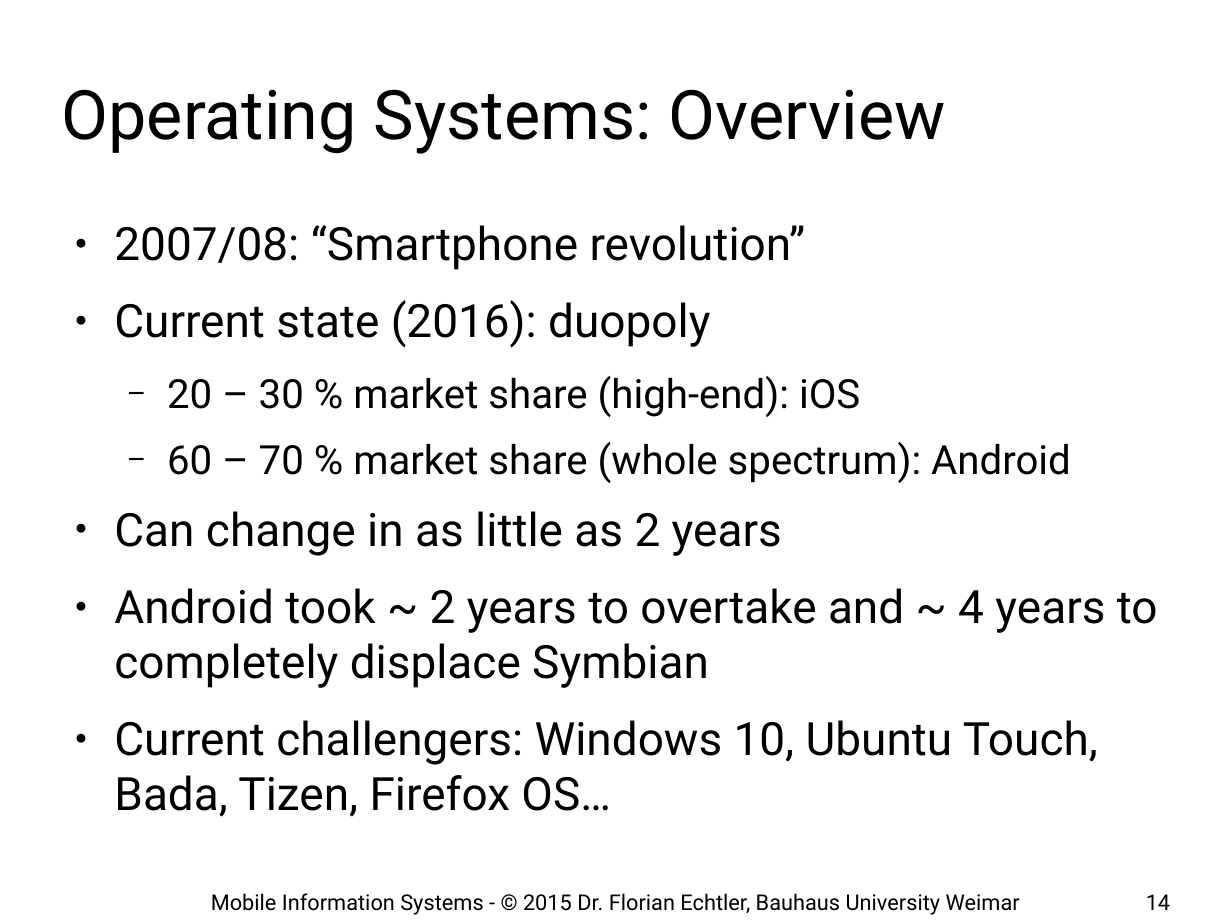
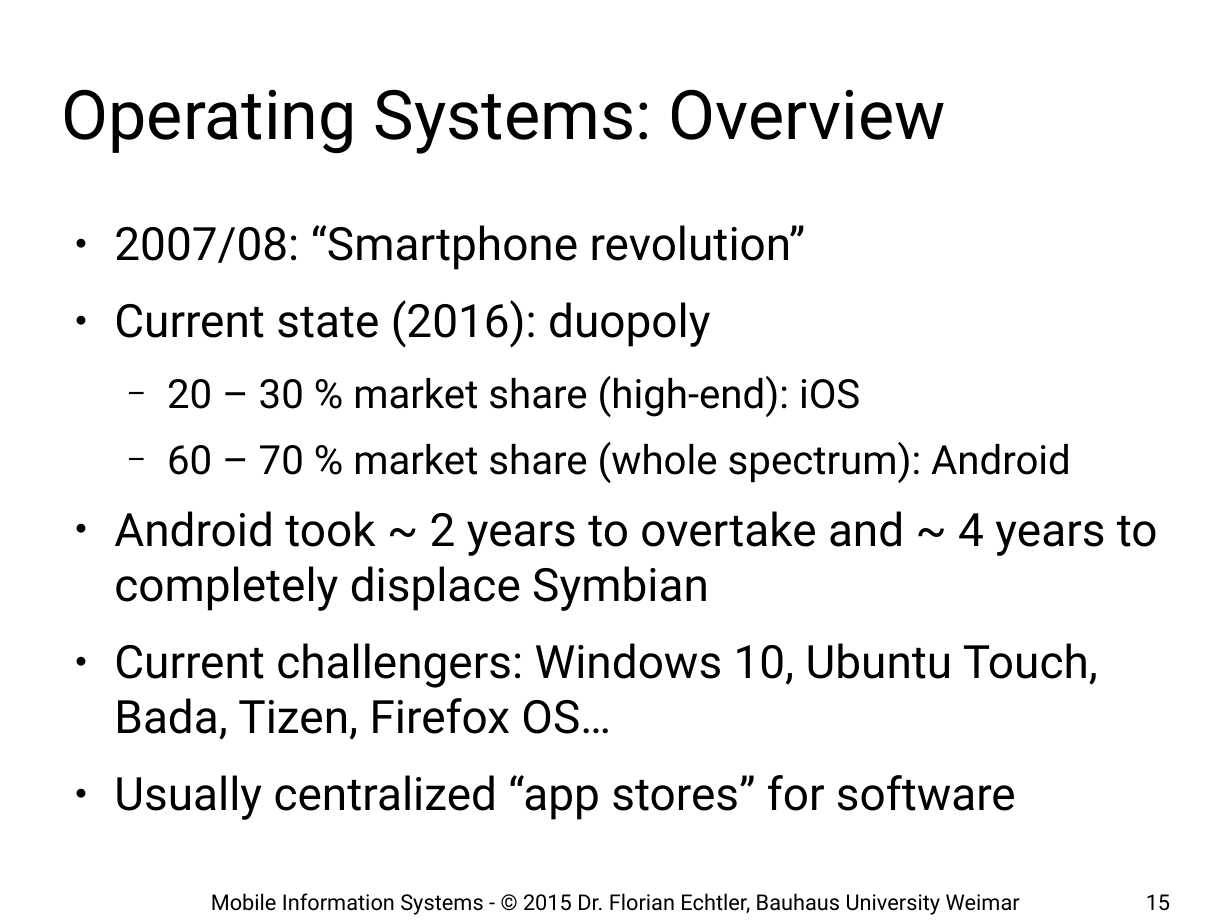
Before and after one commit to floe/mobile-information-systems, a slide deck: slide 15 of 01-introduction-basics.odp (slide 14 before the commit). Drawn at 1232x924 pixels with LibreOffice and Linux fonts; fonts in the diff are those of the drawing; background and template pictures are left out. Boxes give left, top, right and bottom in pixels: in the first picture for what was removed or moved away, otherwise in the second. Text is boxed around its words. In the diff, an @@ line names an element or a change of style, - is before the commit and + after.

```diff
--- a/01-introduction-basics.odp
+++ b/01-introduction-basics.odp
@@ text at (114,511,782,556): paragraph removed @@
-● Can change in as little as 2 years
@@ text at (114,775,1016,820): paragraph added @@
+● Usually centralized “app stores” for software
@@ page number at (1146,894,1170,911): text changed @@
-14
+15
```
Also in this commit, not shown: 3 slides added.
